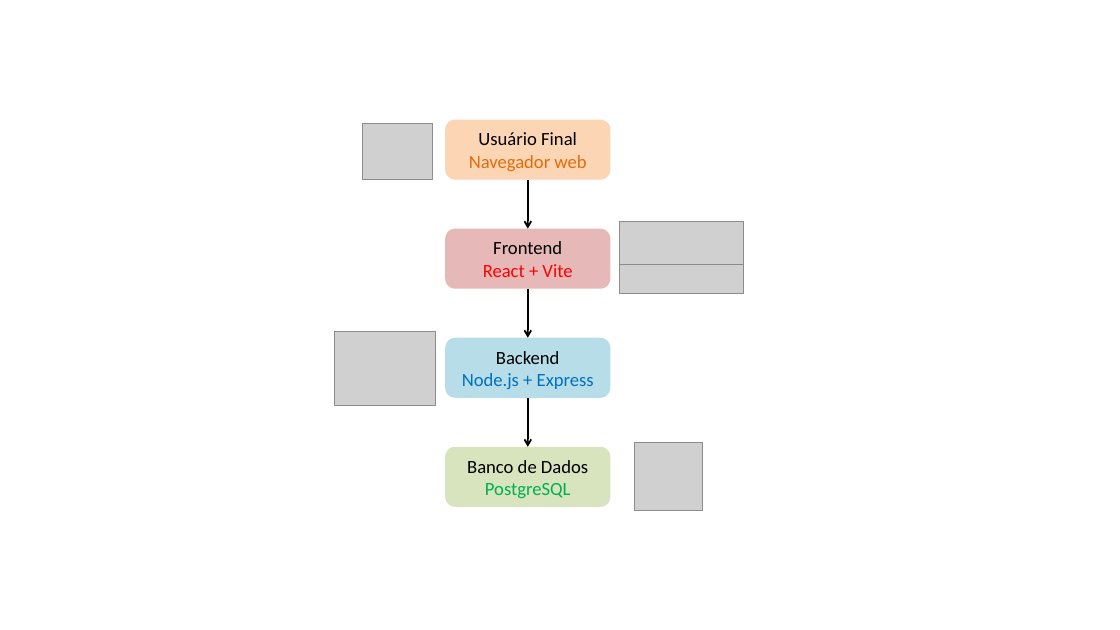
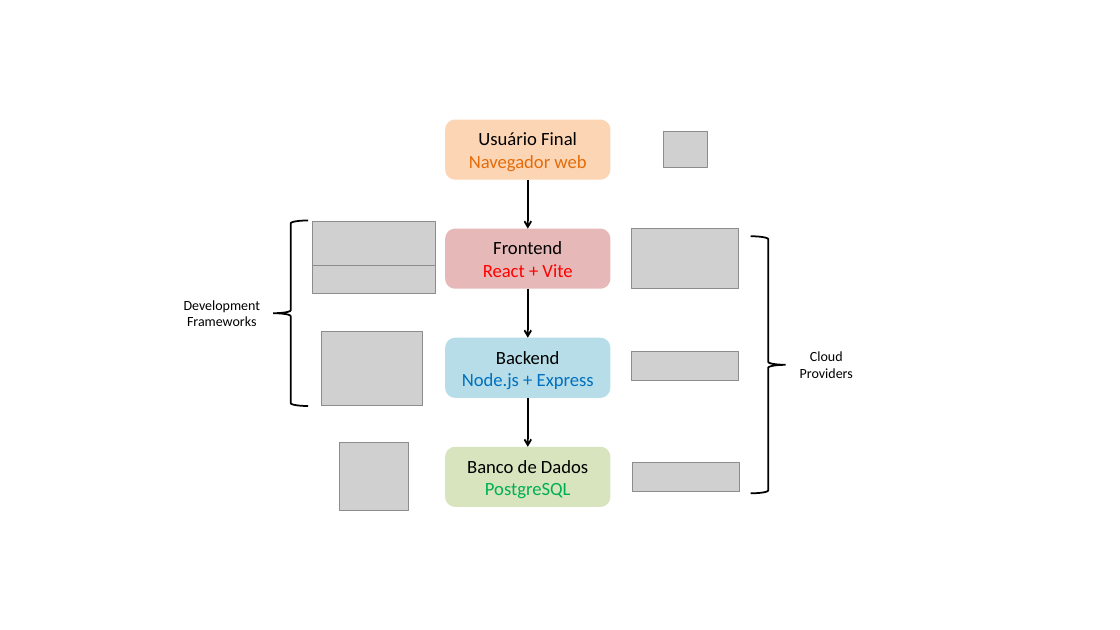
Before and after one commit to lucascoimbra-lab/finance-app, a slide deck: slide 1 of evidências/Desenho Arquitetura/Desenho Arquitetura.pptx. Drawn at 1120x630 pixels with LibreOffice and Linux fonts; fonts in the diff are those of the drawing; grey boxes stand for pictures. Boxes give left, top, right and bottom in pixels: in the first picture for what was removed or moved away, otherwise in the second. Text is boxed around its words. In the diff, an @@ line names an element or a change of style, - is before the commit and + after.

```diff
--- a/evidências/Desenho Arquitetura/Desenho Arquitetura.pptx
+++ b/evidências/Desenho Arquitetura/Desenho Arquitetura.pptx
@@ picture resized from (x1=363, y1=124, x2=433, y2=181) to (x1=664, y1=132, x2=707, y2=167) @@
@@ left brace added at (x1=273, y1=220, x2=308, y2=406), outline #000000 1.5 pt @@
@@ picture moved from (x1=620, y1=221, x2=744, y2=270) to (x1=313, y1=222, x2=436, y2=271) @@
@@ picture added at (x1=632, y1=229, x2=739, y2=289) @@
@@ left brace added at (x1=751, y1=236, x2=786, y2=493), outline #000000 1.5 pt @@
@@ picture moved from (x1=620, y1=265, x2=744, y2=293) to (x1=313, y1=266, x2=436, y2=294) @@
@@ text added at (x1=184, y1=300, x2=261, y2=326), 12 pt, text #000000 @@
+Development
+Frameworks
@@ picture moved from (x1=334, y1=331, x2=436, y2=405) to (x1=321, y1=331, x2=423, y2=405) @@
@@ picture added at (x1=632, y1=352, x2=739, y2=381) @@
@@ text added at (x1=800, y1=351, x2=853, y2=378), 12 pt, text #000000 @@
+Cloud
+Providers
@@ picture moved from (x1=634, y1=443, x2=702, y2=511) to (x1=340, y1=443, x2=408, y2=511) @@
@@ picture added at (x1=633, y1=462, x2=739, y2=492) @@
```
Also in this commit, not shown: 1 other file.
